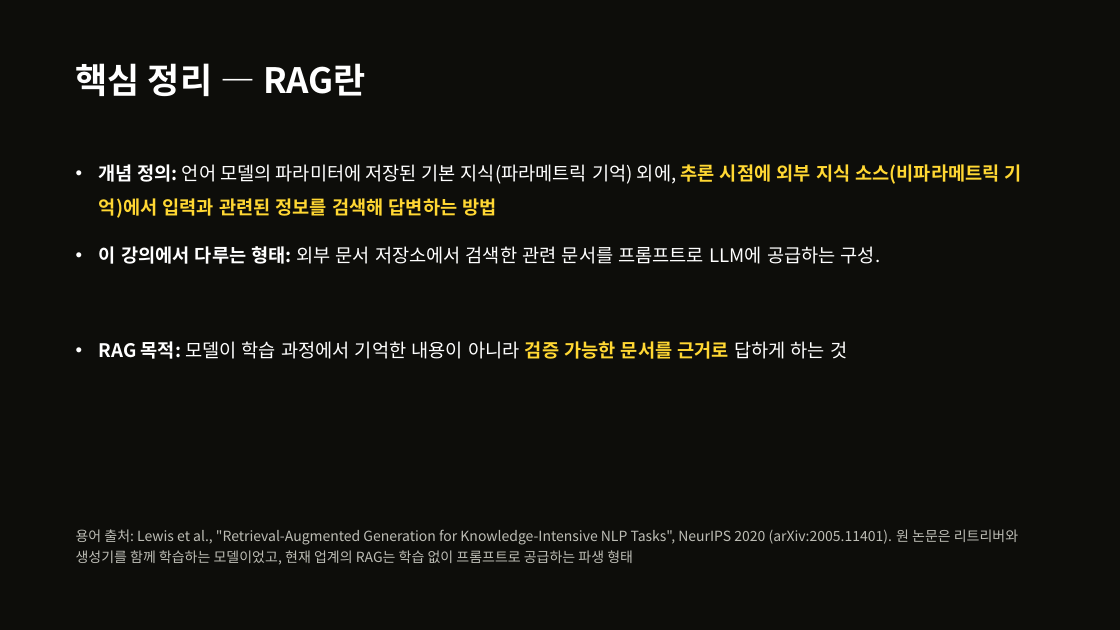
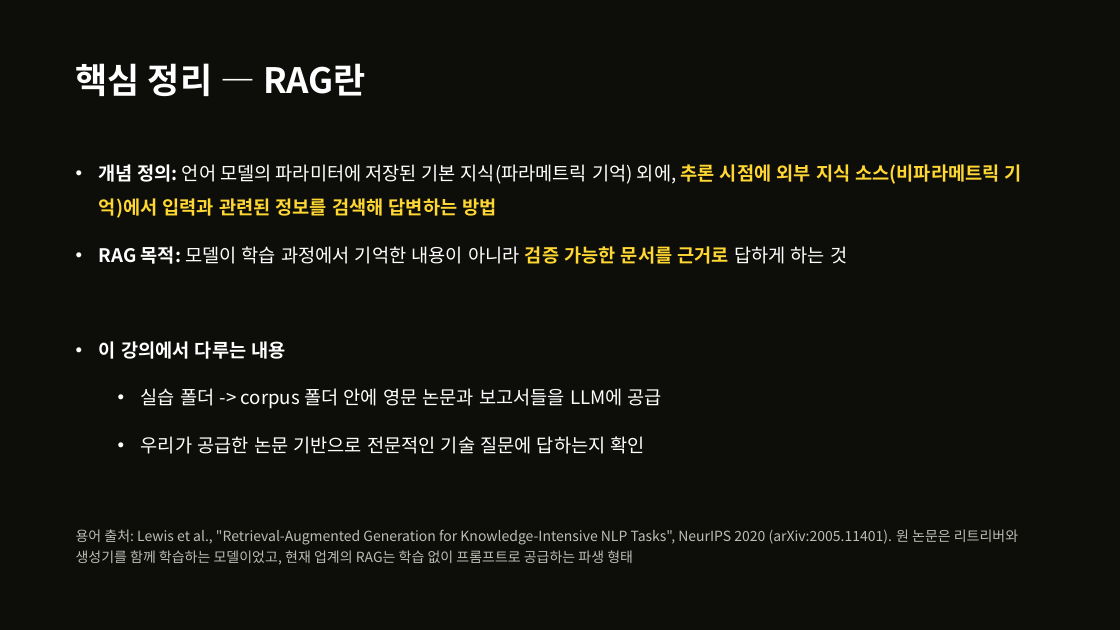
Before and after one commit to thinkinghs/lecture_9_21, a slide deck: slide 6 of 1강_2026_RAG기술현황.pptx (slide 5 before the commit). Drawn at 1120x630 pixels with LibreOffice and Linux fonts; fonts in the diff are those of the drawing. Boxes give left, top, right and bottom in pixels: in the first picture for what was removed or moved away, otherwise in the second. Text is boxed around its words. In the diff, an @@ line names an element or a change of style, - is before the commit and + after.

```diff
--- a/1강_2026_RAG기술현황.pptx
+++ b/1강_2026_RAG기술현황.pptx
@@ text at box(99, 246, 880, 264): paragraph removed @@
-• 이 강의에서 다루는 형태: 외부 문서 저장소에서 검색한 관련 문서를 프롬프트로 LLM에 공급하는 구성.
@@ text at box(99, 341, 662, 454): paragraphs added @@
+• 이 강의에서 다루는 내용
+  • 실습 폴더 -> corpus 폴더 안에 영문 논문과 보고서들을 LLM에 공급
+  • 우리가 공급한 논문 기반으로 전문적인 기술 질문에 답하는지 확인
```
Also in this commit, not shown: 1 slide added.
